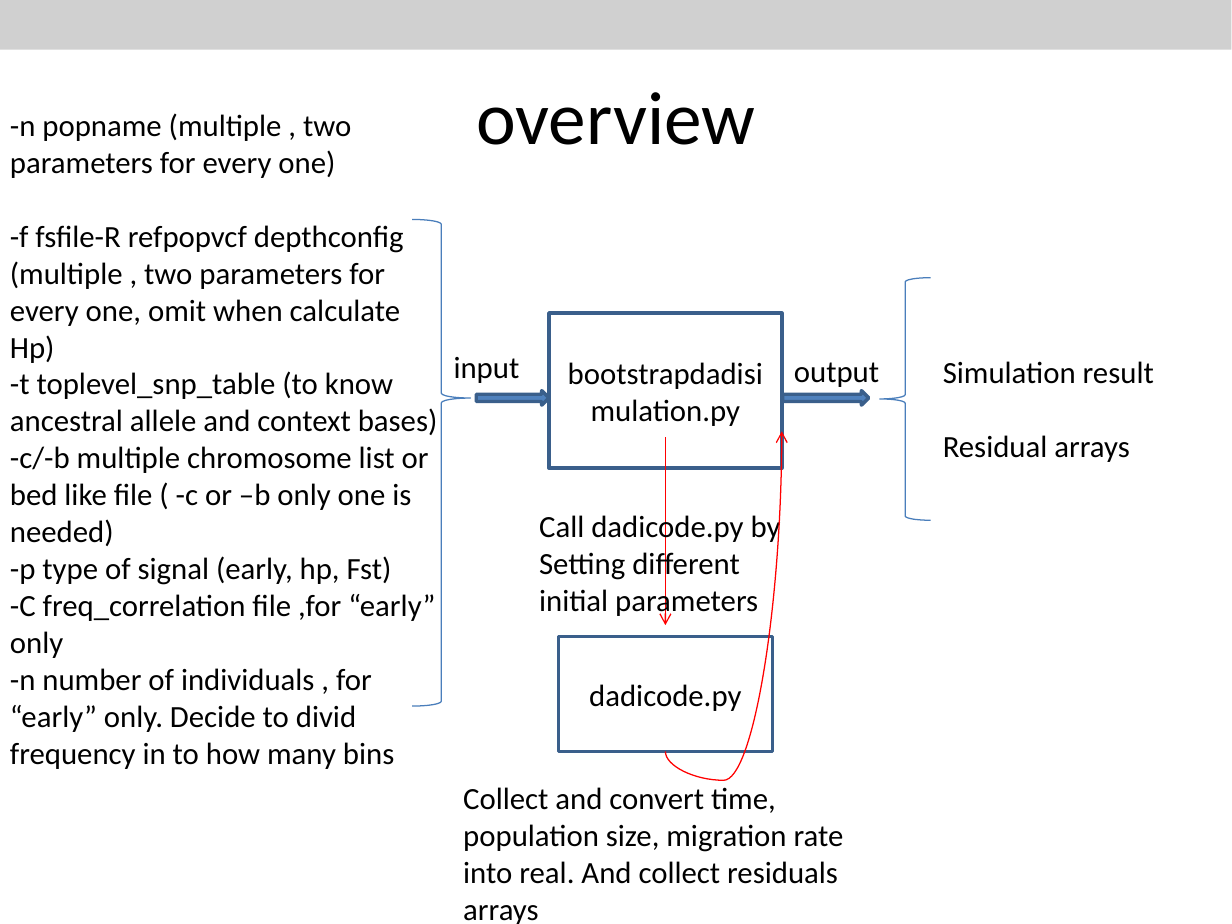
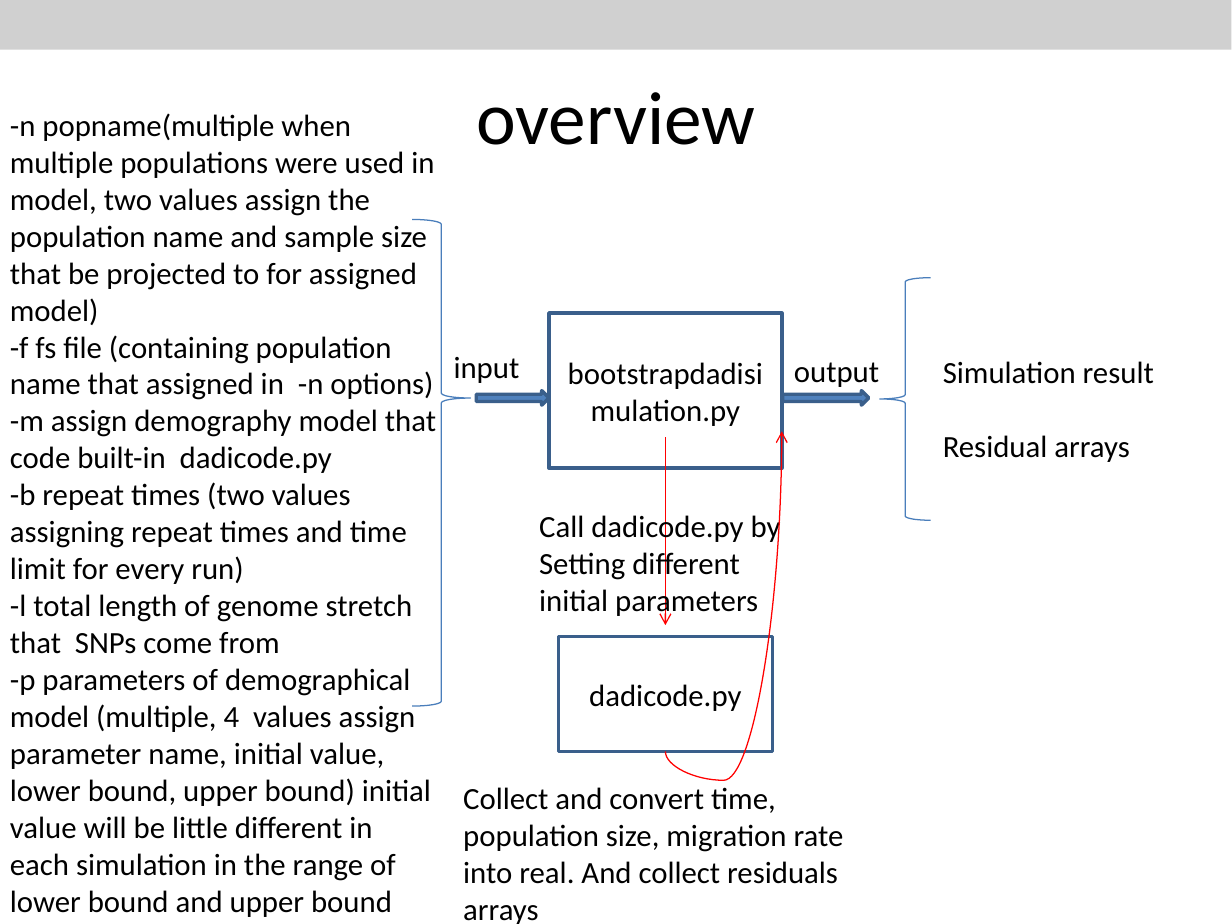
Before and after one commit to vitogump/lifelit, a slide deck: slide 14 of userGuide.pptx (slide 13 before the commit). Drawn at 1232x924 pixels with LibreOffice and Linux fonts; fonts in the diff are those of the drawing; grey boxes stand for pictures. Boxes give left, top, right and bottom in pixels: in the first picture for what was removed or moved away, otherwise in the second. Text is boxed around its words. In the diff, an @@ line names an element or a change of style, - is before the commit and + after.

```diff
--- a/userGuide.pptx
+++ b/userGuide.pptx
@@ text at (10,113,436,917): text changed @@
--n popname (multiple , two parameters for every one)
--f fsfile-R refpopvcf depthconfig (multiple , two parameters for every one, omit when calculate Hp)
--t toplevel_snp_table (to know ancestral allele and context bases)
--c/-b multiple chromosome list or bed like file ( -c or –b only one is needed)
--p type of signal (early, hp, Fst)
--C freq_correlation file ,for “early” only
--n number of individuals , for “early” only. Decide to divid frequency in to how many bins
+-n popname(multiple when multiple populations were used in model, two values assign the population name and sample size that be projected to for assigned model)
+-f fs file (containing population name that assigned in -n options)
+-m assign demography model that code built-in dadicode.py
+-b repeat times (two values assigning repeat times and time limit for every run)
+-l total length of genome stretch that SNPs come from
+-p parameters of demographical model (multiple, 4 values assign parameter name, initial value, lower bound, upper bound) initial value will be little different in each simulation in the range of lower bound and upper bound
```
Also in this commit, not shown: 1 other slide changed, 1 slide added, 10 other files.
